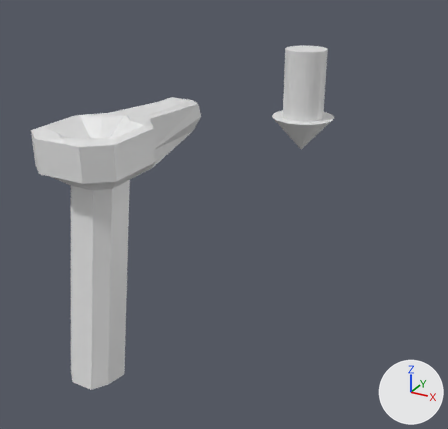
One commit to the Blender file VFXTargetGun/Models/VFXTargetGun.blend: the scene before it, then after it.
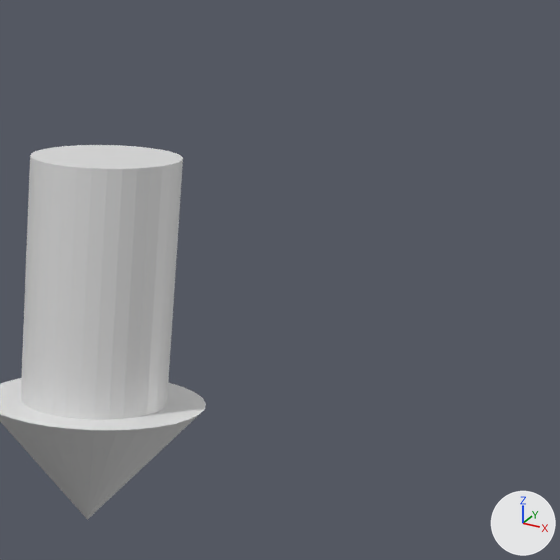
Old and new are each drawn whole from a 50 mm lens placed at (4.29, -4.93, 3.72), pointed at (-0.73, 4.19, -0.84) and again close up on the part from 62% to 97% of the width and 1% to 38% of the height. The axes (+X, +Y, +Z) are drawn at lower right. The lights are the same throughout.

The first close-up shows 'Arrow'.
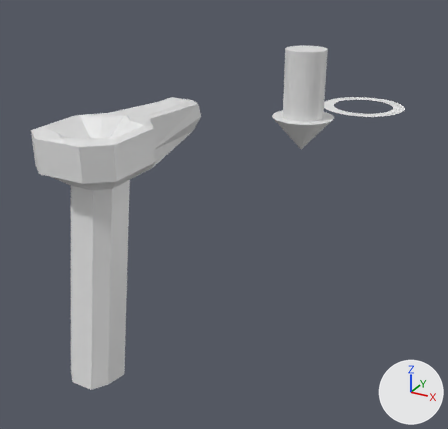
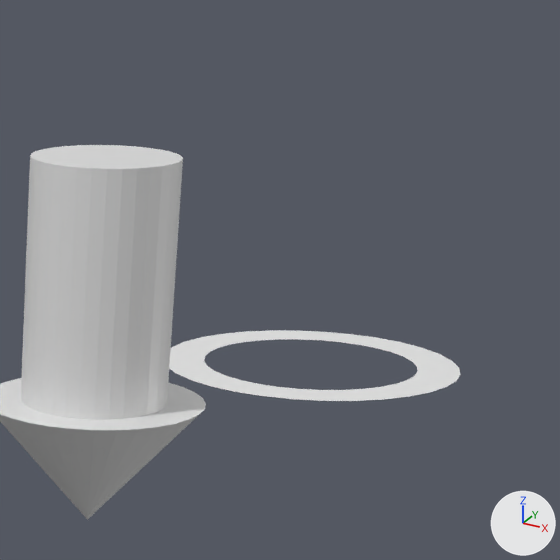
Commit message: Improve target visualization

Location of each change, [x1, y1, x2, y2] in pixels of the close-ups (560 x 560 px):
'TargetCircle', added: after [169, 330, 461, 401]

What the commit changed:
Mesh me_cylinder is new.
It has 128 vertices, 96 faces and spans x -1.0..1.0, y -1.0..1.0, z 0.0.
Object 'TargetCircle' (ob_targetcircle) is new; it shows me_cylinder.
Its location is (0.0, 10.0, 0.0).
